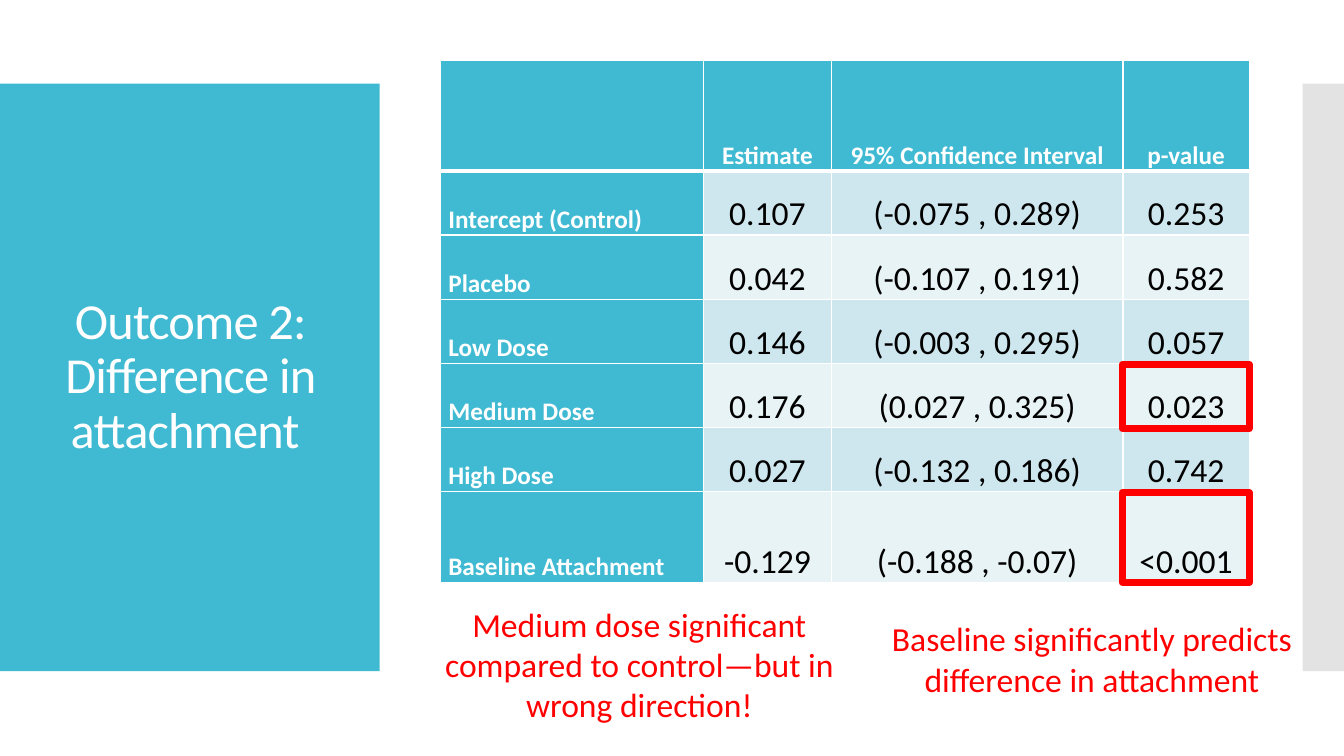
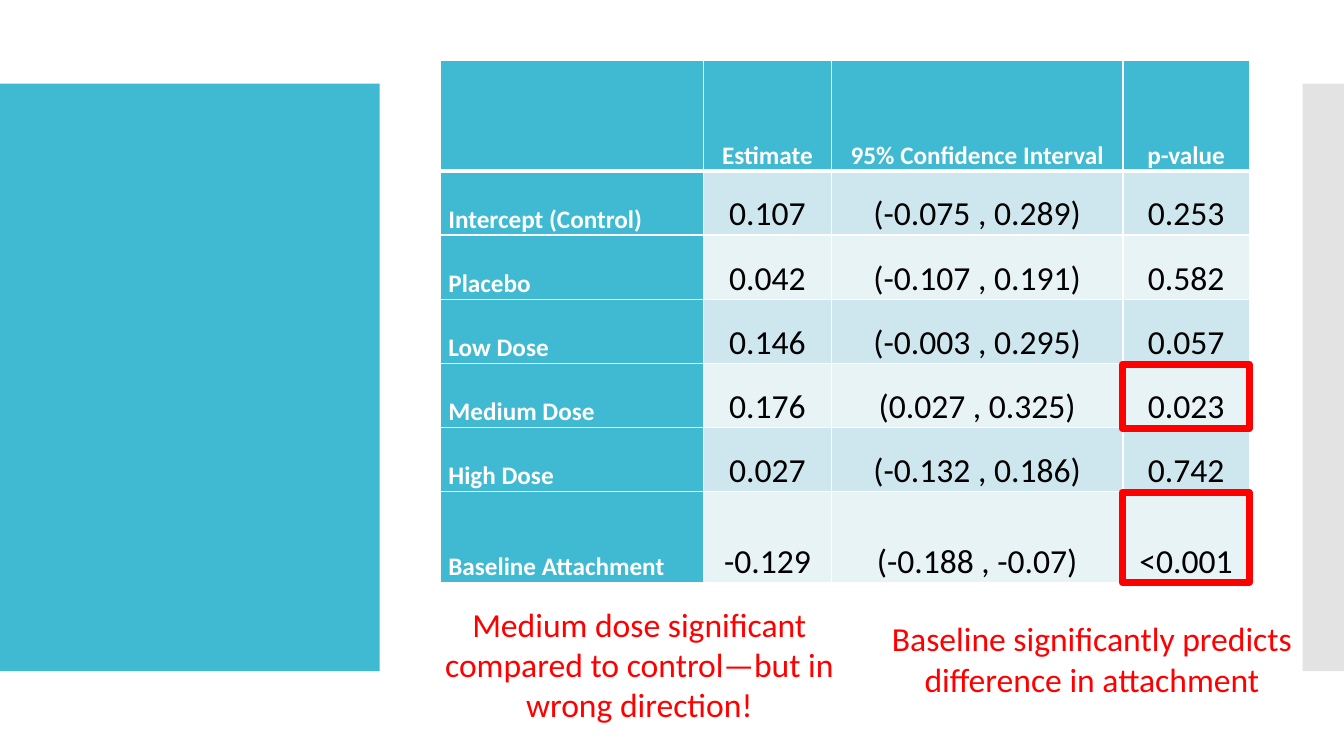
Before and after one commit to johnsra3/bios6623-johnsra3, a slide deck: slide 6 of Project0/Reports/Project 0 Presentation.pptx. Drawn at 1344x756 pixels with LibreOffice and Linux fonts; fonts in the diff are those of the drawing; grey boxes stand for pictures. Boxes give left, top, right and bottom in pixels: in the first picture for what was removed or moved away, otherwise in the second. Text is boxed around its words. In the diff, an @@ line names an element or a change of style, - is before the commit and + after.

```diff
--- a/Project0/Reports/Project 0 Presentation.pptx
+++ b/Project0/Reports/Project 0 Presentation.pptx
@@ title removed at (65, 306, 316, 449) @@
-Outcome 2: Difference in attachment
```
Also in this commit, not shown: 4 other slides changed, 1 other file.
